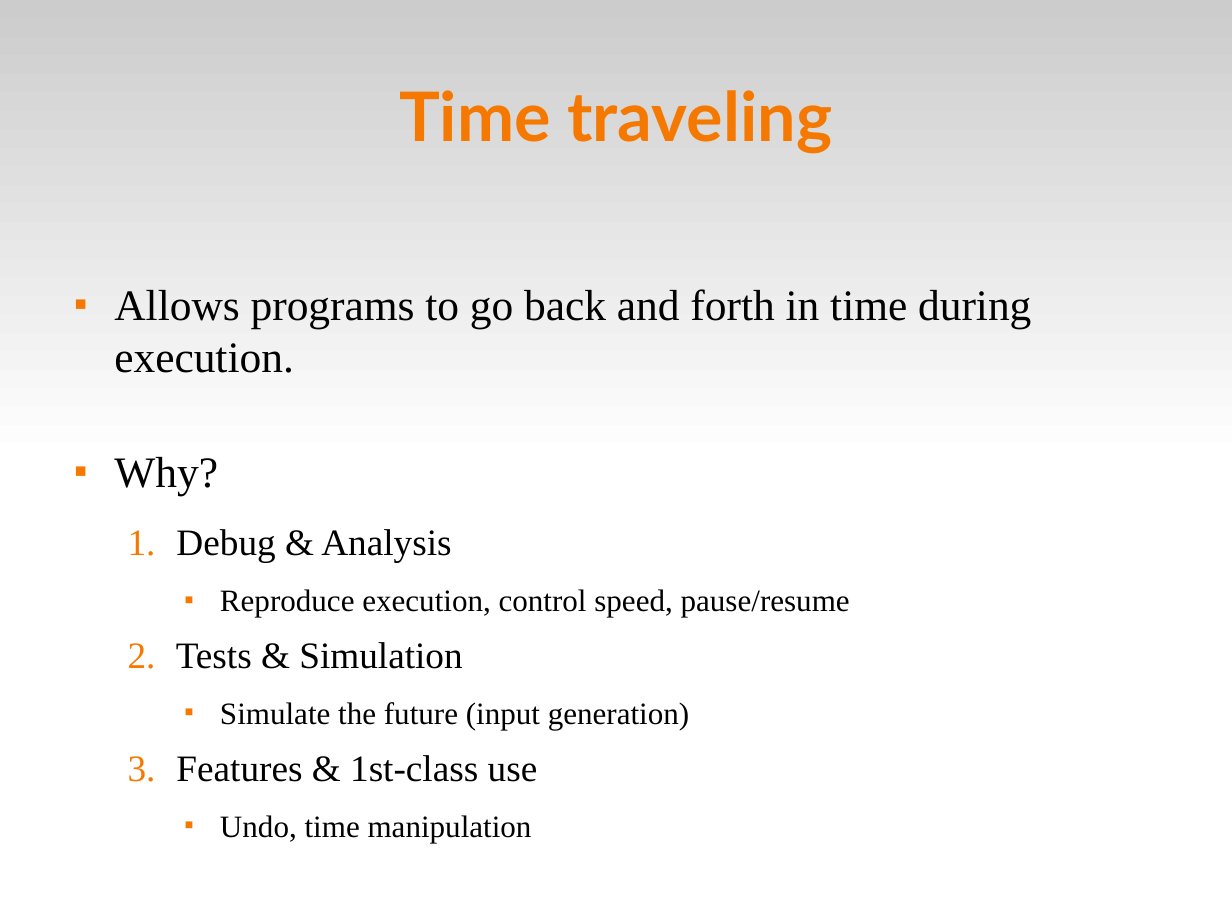
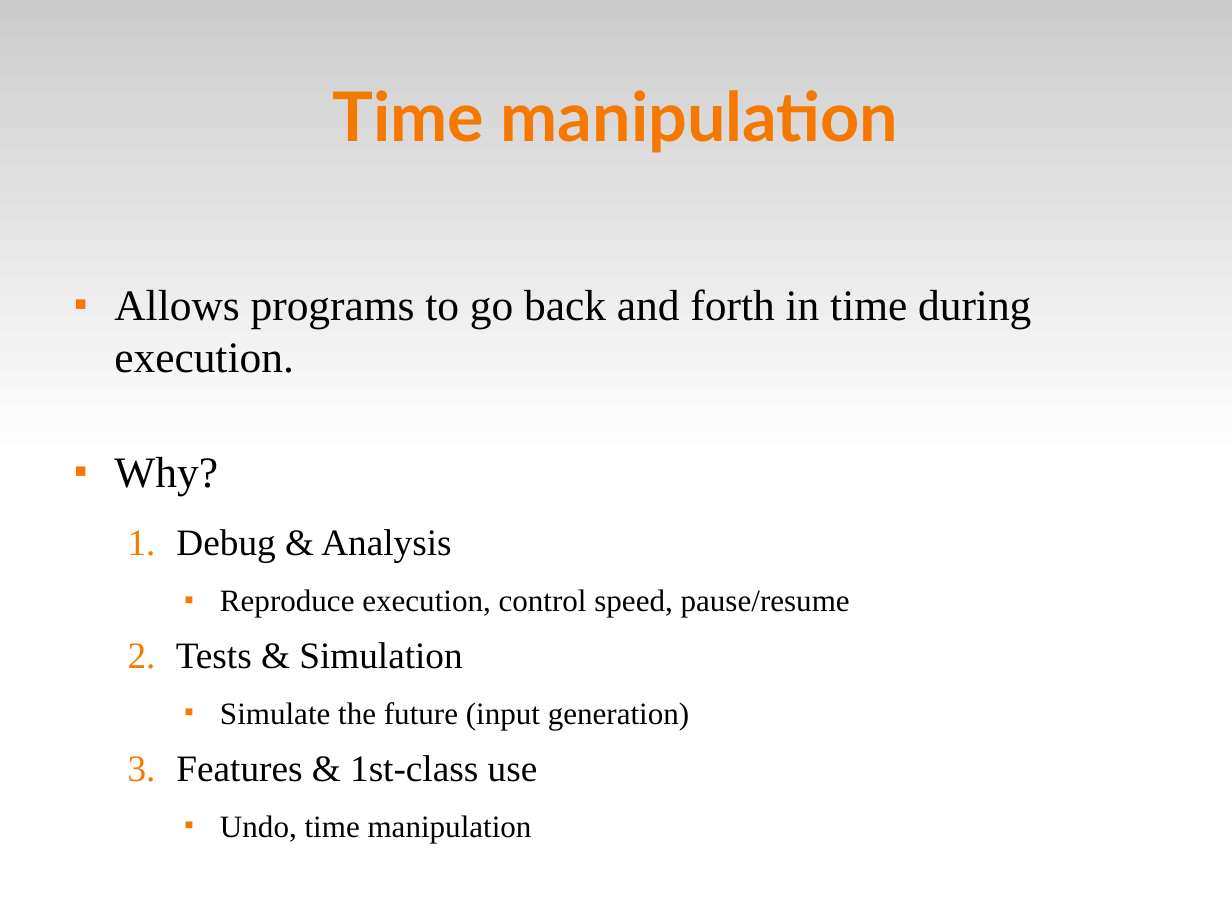
Before and after one commit to fsantanna-no/ceu-docs, a slide deck: slide 2 of TM/ceu_tm.odp. Drawn at 1232x924 pixels with LibreOffice and Linux fonts; fonts in the diff are those of the drawing. Boxes give left, top, right and bottom in pixels: in the first picture for what was removed or moved away, otherwise in the second. Text is boxed around its words. In the diff, an @@ line names an element or a change of style, - is before the commit and + after.

```diff
--- a/TM/ceu_tm.odp
+++ b/TM/ceu_tm.odp
@@ title at <box>333,90,899,153</box>: text changed @@
-Time traveling
+Time manipulation
```
Also in this commit, not shown: 4 other slides changed, 1 other file.
